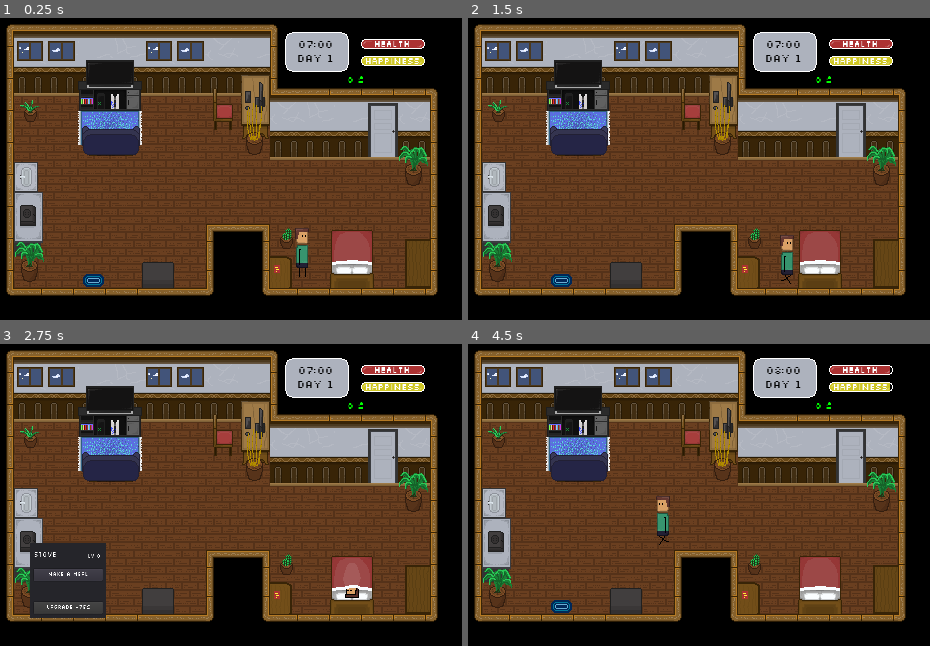
Above: before the commit, frames 1-4 (two rows, left to right).
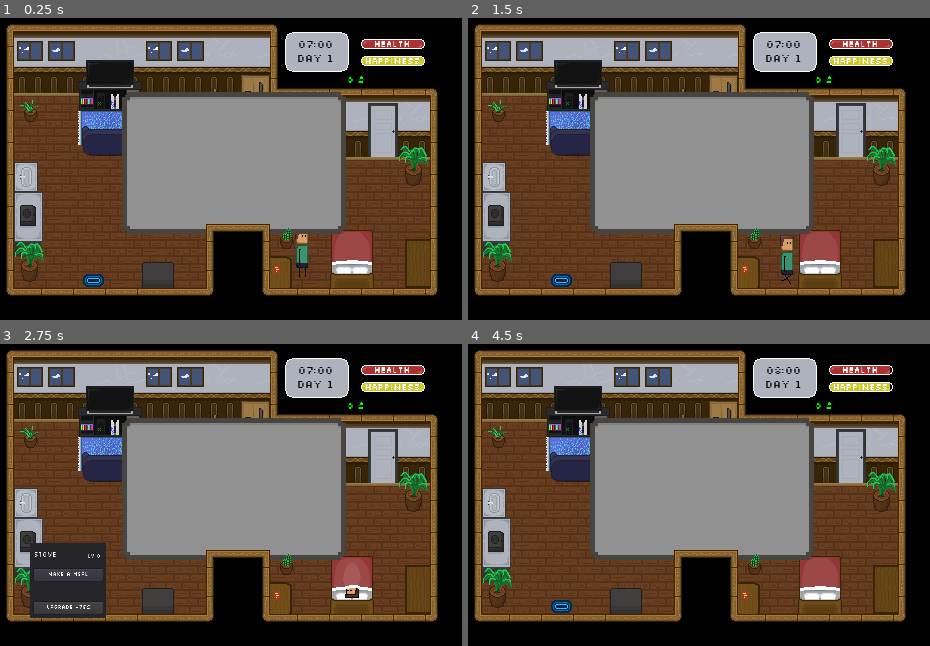
Above: after the commit, the same moments.

Repository: sun-wise-man/work-from-home
Game: Godot game, scene res://scenes/main.tscn
The game is run twice, just before and just after one commit, with the same random seed, the same clock (stepped at 60 frames per second) and the same inputs.
Inputs (mouse positions are in pixels of both pictures, inside the frame that each line leads up to):
- Up to frame 1 (0.25 s): no input
- Up to frame 2 (1.5 s): move the mouse to (819, 259) at 0.52 s; click (819, 259) at 0.67 s; click "Go to sleep" at 1.25 s
- Up to frame 3 (2.75 s): tap Enter at 2 s; move the mouse to (27, 543) at 2.02 s; click (27, 543) at 2.17 s
- Up to frame 4 (4.5 s): click "Make a meal" at 2.75 s; move the mouse to (578, 413) at 3.52 s; click (578, 413) at 3.67 s; click "Play a game" at 4.25 s

The runs differ from the first frame. In frame 1, 22% of the frame differs, in the area x 26-75%, y 24-72%; in frame 2, 22%; in frame 3, 22%; in frame 4, 22%.

Commit message:
Added Several UI Sprites
- Title
- Buttons (Start, Continue, Highscore)
- Decision Panel (Panel and Button)

Diff:
--- a/scenes/main.tscn
+++ b/scenes/main.tscn
@@ -45,6 +45,7 @@
 [ext_resource path="res://audio/Typing/447909__breviceps__keyboard-typing.wav" type="AudioStream" id=43]
 [ext_resource path="res://audio/Game Over/159408__noirenex__life-lost-game-over.wav" type="AudioStream" id=44]
 [ext_resource path="res://audio/Sleep/114609__daxter31__snoring.wav" type="AudioStream" id=45]
+[ext_resource path="res://sprites/UI/Text_Panel_256x.png" type="Texture" id=46]
 
 [sub_resource type="NavigationPolygon" id=1]
 vertices = PoolVector2Array( 155.501, 158.258, 168.561, 144.25, 248.926, 142.315, 256.069, 142.513, 256.069, 157.99, 22 …(422 unchanged characters)…
@@ -687,15 +688,15 @@
 "name": "idle",
 "speed": 6.0
 }, {
+"frames": [ SubResource( 7 ), SubResource( 8 ), SubResource( 9 ), SubResource( 10 ) ],
+"loop": true,
+"name": "eating",
+"speed": 3.0
+}, {
 "frames": [ ExtResource( 1 ), ExtResource( 5 ), ExtResource( 4 ), ExtResource( 3 ) ],
 "loop": true,
 "name": "walk",
 "speed": 8.0
-}, {
-"frames": [ SubResource( 7 ), SubResource( 8 ), SubResource( 9 ), SubResource( 10 ) ],
-"loop": true,
-"name": "eating",
-"speed": 3.0
 } ]
 
 [sub_resource type="RectangleShape2D" id=12]
@@ -1577,6 +1578,10 @@
 margin_bottom = 127.921
 custom_fonts/font = SubResource( 65 )
 text = "Restart"
+
+[node name="Text_Panel_256x" type="Sprite" parent="."]
+position = Vector2( 252, 163 )
+texture = ExtResource( 46 )
 [connection signal="hour_pass" from="." to="." method="_on_World_hour_pass"]
 [connection signal="hour_pass" from="." to="Objects/Windows" method="_on_World_hour_pass"]
 [connection signal="hour_pass" from="." to="GUI/Time" method="_on_World_hour_pass"]
Not shown: 2 places in scenes/main.tscn that only renumber resources
Binary file added: sprites/UI/Continue_Button.png
Not shown, added: sprites/UI/Continue_Button.png.import
Binary file added: sprites/UI/Highscore_Button.png
Not shown, added: sprites/UI/Highscore_Button.png.import
Binary file added: sprites/UI/Menu_Paused_256x.png
Not shown, added: sprites/UI/Menu_Paused_256x.png.import
Binary file added: sprites/UI/Start_Button.png
Not shown, added: sprites/UI/Start_Button.png.import
Binary file added: sprites/UI/Start_Button_256x.png
Not shown, added: sprites/UI/Start_Button_256x.png.import
Binary file added: sprites/UI/Text_Button_256x.png
(and 5 more such lines)
